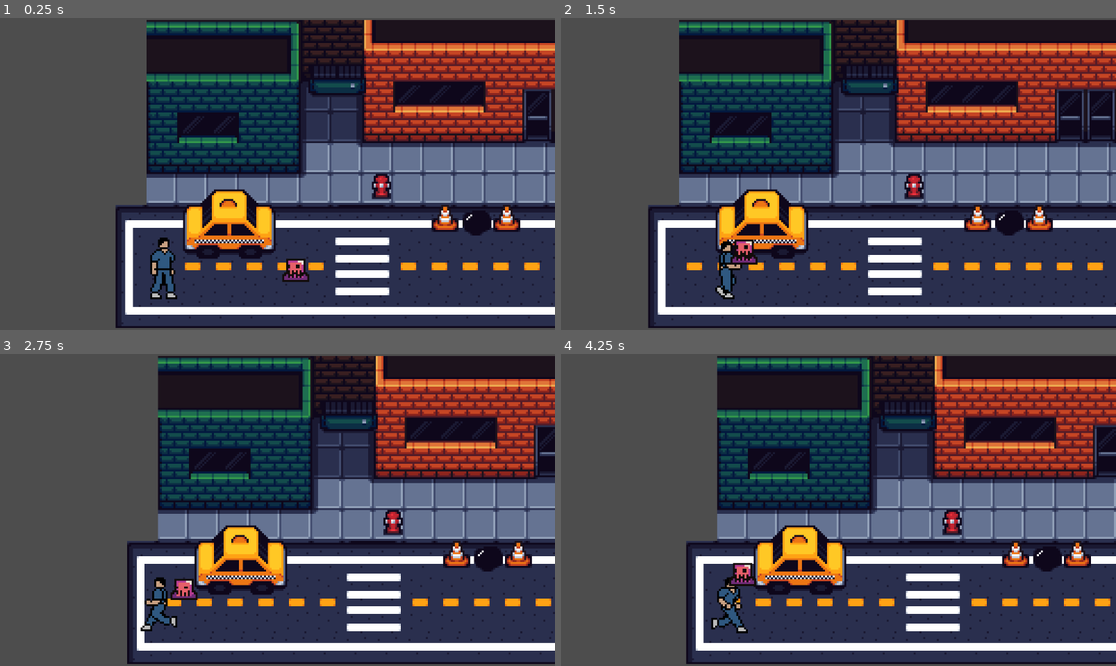
Above: before the commit, frames 1-4 (two rows, left to right).
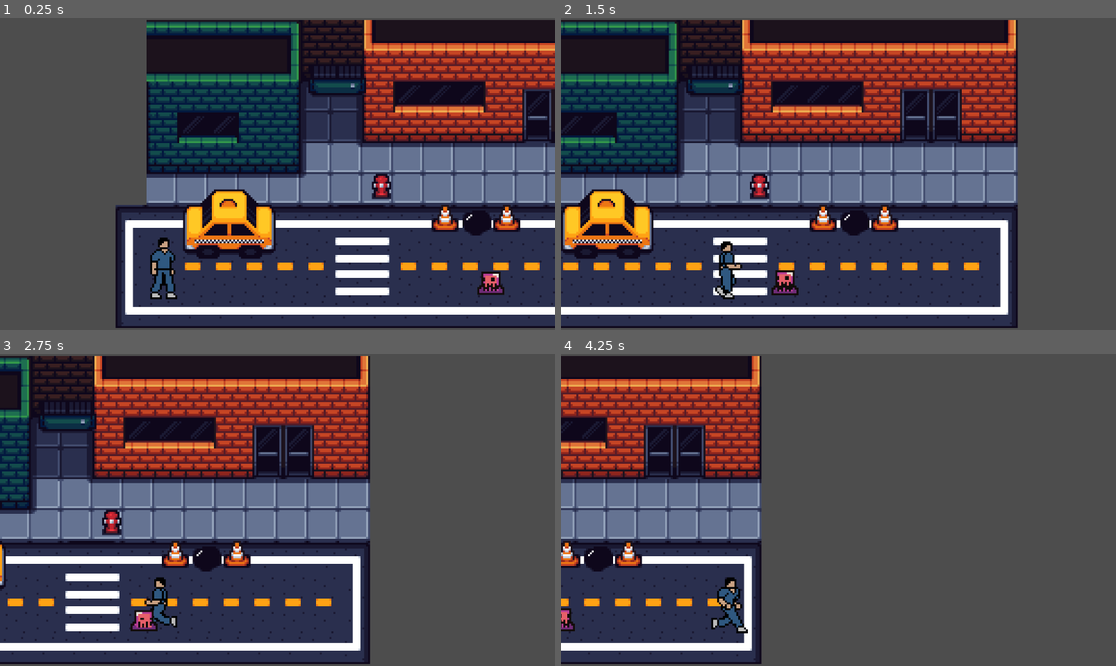
Above: after the commit, the same moments.

Repository: xamalvaro/beatem-up
Game: Godot game, scene res://scenes/game.tscn
The game is run twice, just before and just after one commit, with the same random seed, the same clock (stepped at 60 frames per second) and the same inputs.
Inputs:
- Up to frame 1 (0.25 s): no input
- Up to frame 2 (1.5 s): tap Enter (ui_accept) at 0.5, 0.77 s; hold Right (ui_right) from 0.53 s (still down)
- Up to frame 3 (2.75 s): tap Enter (ui_accept) at 1.52 s; release Right (ui_right) at 2.03 s; hold Left (ui_left) from 2.03 s (still down)
- Up to frame 4 (4.25 s): release Left (ui_left) at 2.78 s; hold Right (ui_right) from 2.78 s (still down); tap Enter (ui_accept) at 3.02, 3.77 s

The runs differ from the first frame. In frame 1, 0.6% of the frame differs, in the area x 50-91%, y 77-89%; in frame 2, 64%; in frame 3, 82%; in frame 4, 94%, in the area x 0-100%, y 0-100%.
Error before the commit: Parse Error: Could not find type "EnemyState" in the current scope. (res://scripts/States/state_machine.gd:3)

Commit message:
Fixed the gravity problem with enemy
- changed the move and collide function to move and slide
- this helped the enemy actually detect the floor instead of floating.

Diff:
--- a/scenes/enemy.tscn
+++ b/scenes/enemy.tscn
@@ -1,8 +1,7 @@
-[gd_scene load_steps=20 format=3 uid="uid://ceu1slwff0p16"]
+[gd_scene load_steps=19 format=3 uid="uid://ceu1slwff0p16"]
 
 [ext_resource type="Texture2D" uid="uid://dh8taa0yrrshn" path="res://assets/slime_purple.png" id="1_7p1mj"]
 [ext_resource type="Script" uid="uid://p13it6nx4bc6" path="res://scripts/enemy.gd" id="1_md0e3"]
-[ext_resource type="Script" uid="uid://lqyf5oyafvsn" path="res://scripts/States/state_machine.gd" id="3_4ra3w"]
 
 [sub_resource type="AtlasTexture" id="AtlasTexture_7p1mj"]
 atlas = ExtResource("1_7p1mj")
@@ -141,8 +140,5 @@
 position = Vector2(0, -6)
 shape = SubResource("CircleShape2D_s1ycm")
 
-[node name="Statemachine" type="Node" parent="."]
-script = ExtResource("3_4ra3w")
-
 [connection signal="body_entered" from="detection_area" to="." method="_on_detection_area_body_entered"]
 [connection signal="body_exited" from="detection_area" to="." method="_on_detection_area_body_exited"]
--- a/scripts/enemy.gd
+++ b/scripts/enemy.gd
@@ -1,31 +1,38 @@
 extends CharacterBody2D
 
 var speed = 35
-var player_chase = null
+var player_chase = false
 var player = null
 
 func _physics_process(delta: float) -> void:
+	# Apply gravity FIRST
 	if not is_on_floor():
-		velocity += get_gravity() * delta
+		velocity.y += get_gravity().y * delta
 
-	if player_chase:
-		position += (player.position - position)/speed
+	# Handle horizontal movement toward player
+	if player_chase and player:
+		var direction = (player.position - position).normalized()
+		velocity.x = direction.x * speed
 
 		$AnimatedSprite2D.play("walk")
-		move_and_collide(Vector2(0,0))
 
-		if(player.position.x - position.x) < 0:
+		# Flip sprite based on direction
+		if direction.x < 0:
 			$AnimatedSprite2D.flip_h = true
 		else:
 			$AnimatedSprite2D.flip_h = false
 	else:
+		# Stop horizontal movement when not chasing
+		velocity.x = move_toward(velocity.x, 0, speed)
 		$AnimatedSprite2D.play("idle")
+
+	# THIS IS THE KEY - use move_and_slide() to actually move the enemy
+	move_and_slide()
 
 func _on_detection_area_body_entered(body: Node2D) -> void:
 	player = body
 	player_chase = true
 
-
 func _on_detection_area_body_exited(body: Node2D) -> void:
 	player = null
 	player_chase = false
